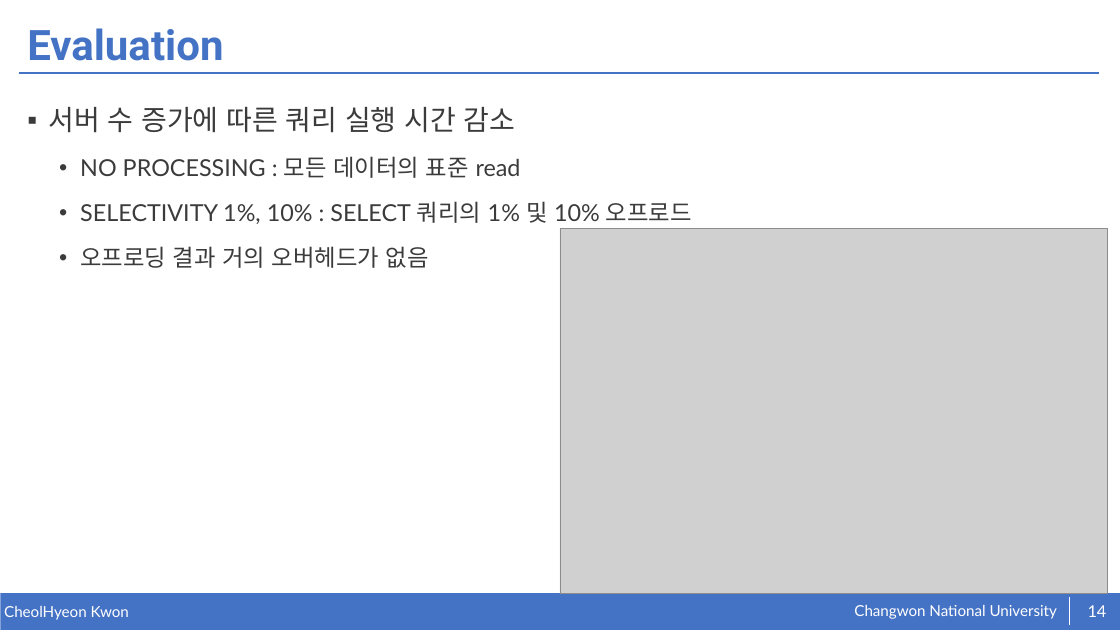
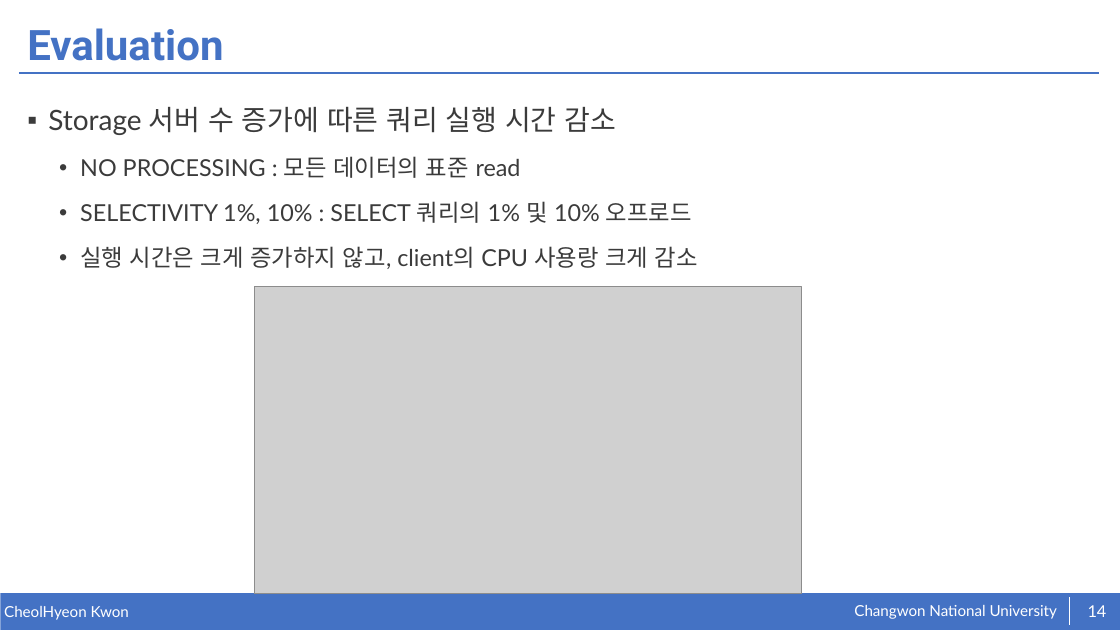
Before and after one commit to kkcchh9999/Studied_in_NOSLab, a slide deck: slide 14 of presentation/SkyhookDM.pptx. Drawn at 1120x630 pixels with LibreOffice and Linux fonts; fonts in the diff are those of the drawing; grey boxes stand for pictures. Boxes give left, top, right and bottom in pixels: in the first picture for what was removed or moved away, otherwise in the second. Text is boxed around its words. In the diff, an @@ line names an element or a change of style, - is before the commit and + after.

```diff
--- a/presentation/SkyhookDM.pptx
+++ b/presentation/SkyhookDM.pptx
@@ text at bbox=[48, 107, 617, 135]: text changed @@
-▪ 서버 수 증가에 따른 쿼리 실행 시간 감소
+▪ Storage 서버 수 증가에 따른 쿼리 실행 시간 감소
@@ text at bbox=[80, 246, 698, 269]: text changed @@
-  • 오프로딩 결과 거의 오버헤드가 없음
+  • 실행 시간은 크게 증가하지 않고, client의 CPU 사용랑 크게 감소
@@ picture: place and size @@
-picture at bbox=[560, 228, 1107, 594]
+picture at bbox=[255, 287, 802, 594]
```
Also in this commit, not shown: 2 other slides changed, 1 slide added.
